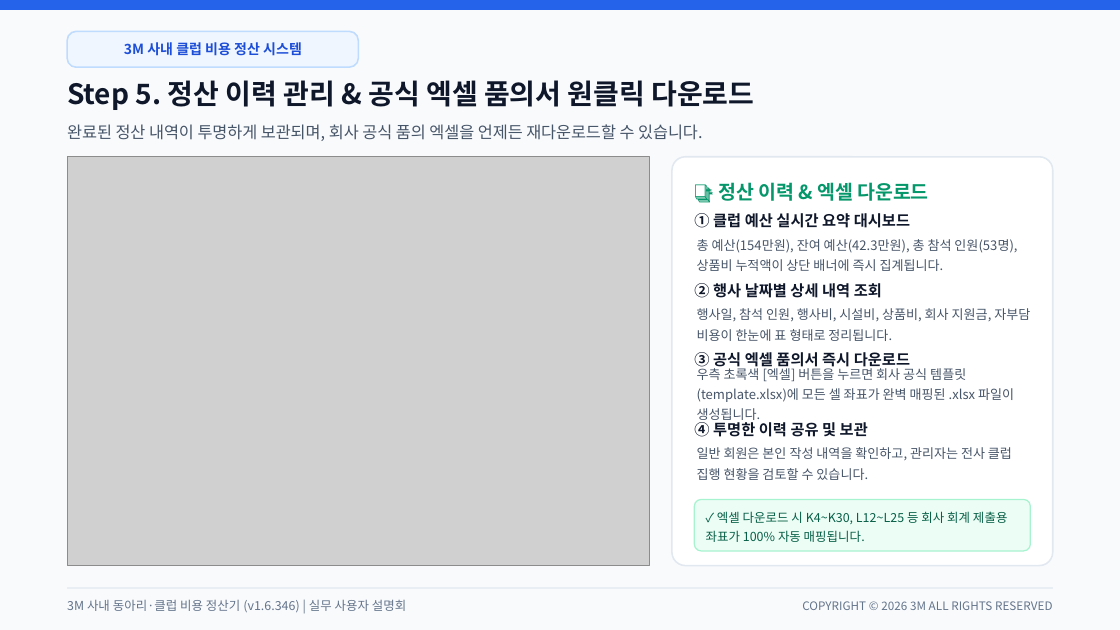
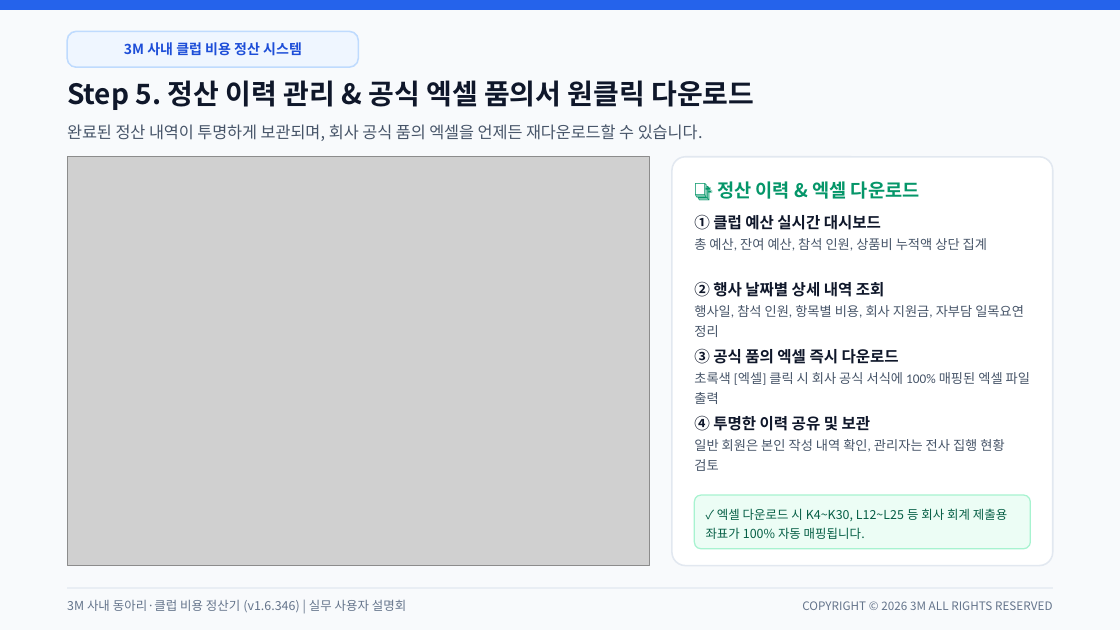
Before and after one commit to gochujangs33-dot/Club-expense, a slide deck: slide 7 of 3M_사내_클럽_비용_정산_시스템_사용_설명회.pptx. Drawn at 1120x630 pixels with LibreOffice and Linux fonts; fonts in the diff are those of the drawing; grey boxes stand for pictures. Boxes give left, top, right and bottom in pixels: in the first picture for what was removed or moved away, otherwise in the second. Text is boxed around its words. In the diff, an @@ line names an element or a change of style, - is before the commit and + after.

```diff
--- a/3M_사내_클럽_비용_정산_시스템_사용_설명회.pptx
+++ b/3M_사내_클럽_비용_정산_시스템_사용_설명회.pptx
@@ text "📑 정산 이력 & 엑셀 ..." at (717,181,920,199): size 12.5 to 12 pt @@
@@ text at (694,212,987,251): text changed; size 9.8 to 8.5 pt; font Noto Sans CJK KR to Calibri; text colour #0F172A to #475569; bold off @@
-① 클럽 예산 실시간 요약 대시보드
+① 클럽 예산 실시간 대시보드
+총 예산, 잔여 예산, 참석 인원, 상품비 누적액 상단 집계
@@ text at (694,281,1024,337): text changed; size 8.4 to 8.5 pt; font Noto Sans CJK KR to Calibri @@
-총 예산(154만원), 잔여 예산(42.3만원), 총 참석 인원(53명), 상품비 누적액이 상단 배너에 즉시 집계됩니다.
+② 행사 날짜별 상세 내역 조회
+행사일, 참석 인원, 항목별 비용, 회사 지원금, 자부담 일목요연 정리
@@ text removed at (694,283,882,298) @@
-② 행사 날짜별 상세 내역 조회
@@ text removed at (697,308,1030,341) @@
-행사일, 참석 인원, 행사비, 시설비, 상품비, 회사 지원금, 자부담 비용이 한눈에 표 형태로 정리됩니다.
@@ vertical alignment middle to top in 4 elements at (694,212,987,251), (694,415,1004,471), (694,281,1024,337), (694,348,1030,404) @@
@@ text at (694,348,1030,404): text changed; size 9.8 to 8.5 pt; font Noto Sans CJK KR to Calibri; text colour #0F172A to #475569; bold off @@
-③ 공식 엑셀 품의서 즉시 다운로드
+③ 공식 품의 엑셀 즉시 다운로드
+초록색 [엑셀] 클릭 시 회사 공식 서식에 100% 매핑된 엑셀 파일 출력
@@ text removed at (697,365,1014,424) @@
-우측 초록색 [엑셀] 버튼을 누르면 회사 공식 템플릿(template.xlsx)에 모든 셀 좌표가 완벽 매핑된 .xlsx 파일이 생성됩니다.
@@ text at (694,415,1004,471): text changed; size 8.4 to 8.5 pt; font Noto Sans CJK KR to Calibri @@
-일반 회원은 본인 작성 내역을 확인하고, 관리자는 전사 클럽 집행 현황을 검토할 수 있습니다.
+④ 투명한 이력 공유 및 보관
+일반 회원은 본인 작성 내역 확인, 관리자는 전사 집행 현황 검토
@@ text removed at (694,419,868,437) @@
-④ 투명한 이력 공유 및 보관
@@ rounded rectangle: place and size @@
-rounded rectangle at (694,500,1030,551)
+rounded rectangle at (694,495,1030,549)
@@ rounded rectangle at (694,495,1030,549): proportions changed @@
```
Also in this commit, not shown: 9 other slides changed, 1 other file.
